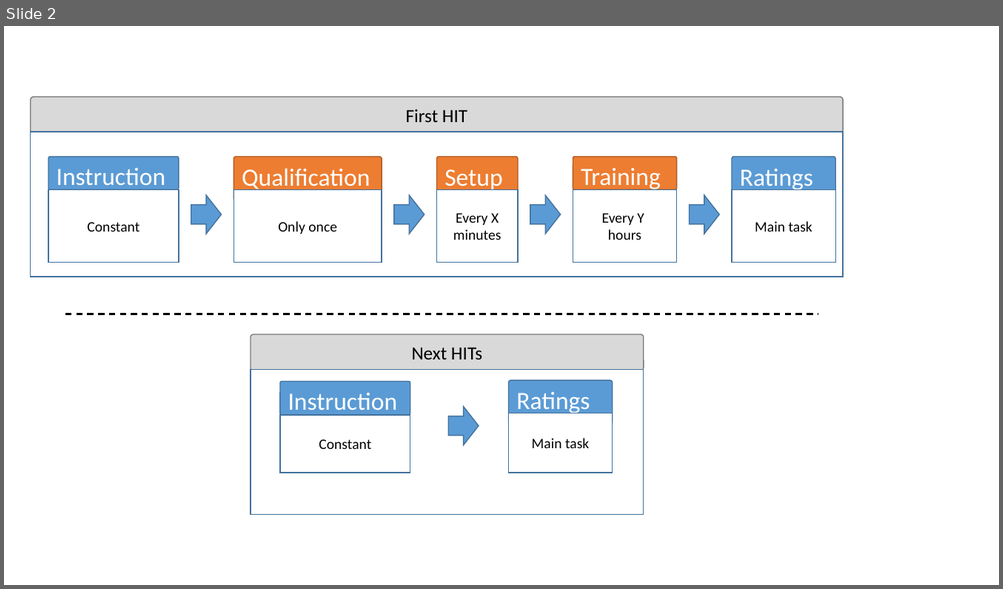
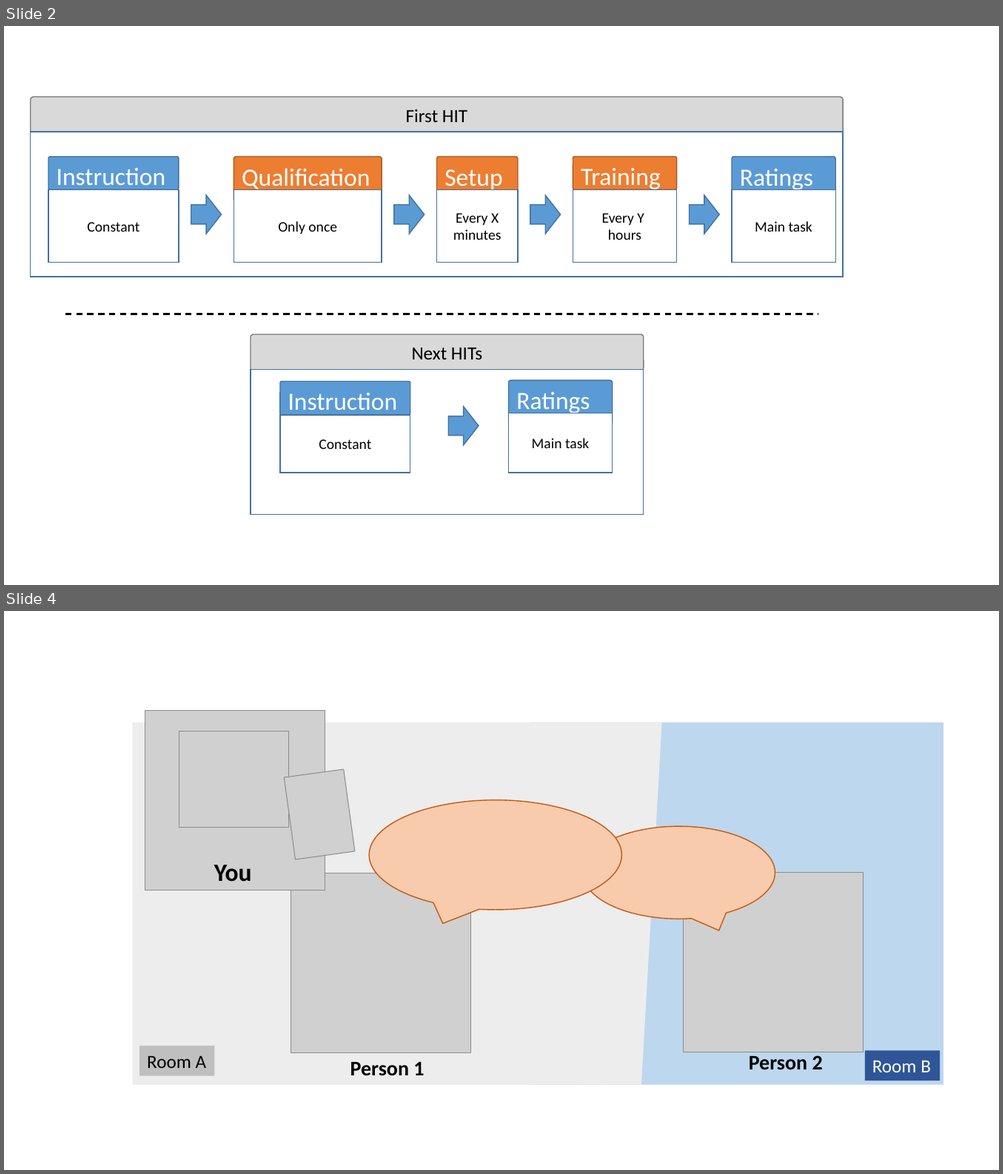
Before and after one commit to microsoft/P.808, a slide deck: src/P808Template/assets/img/process_2.pptx. Shown one above the other, each under a label of ours: slide 2 before the commit, slides 2 and 4 after it; the slides between them are not shown. The pictures are 1003x589 and 1003x1174 pixels, drawn with LibreOffice and Linux fonts; fonts in the diff are those of the drawing; grey boxes stand for pictures. Boxes give left, top, right and bottom in pixels: in the first picture for what was removed or moved away, otherwise in the second. Text is boxed around its words. In the diff, an @@ line names an element or a change of style, - is before the commit and + after.

```diff
--- a/src/P808Template/assets/img/process_2.pptx
+++ b/src/P808Template/assets/img/process_2.pptx
@@ slide 4 added at bbox=[4, 611, 999, 1170], background #FFFFFF @@
@@ group added at bbox=[132, 710, 943, 1085]: 5 pictures, 4 rectangles, 3 texts, 2 speech bubbles, 1 parallelogram @@
+Person 1
+Person 2
+You
+Room A
+Room B
```
Also in this commit, not shown: 1 other slide added, 6 other files.
